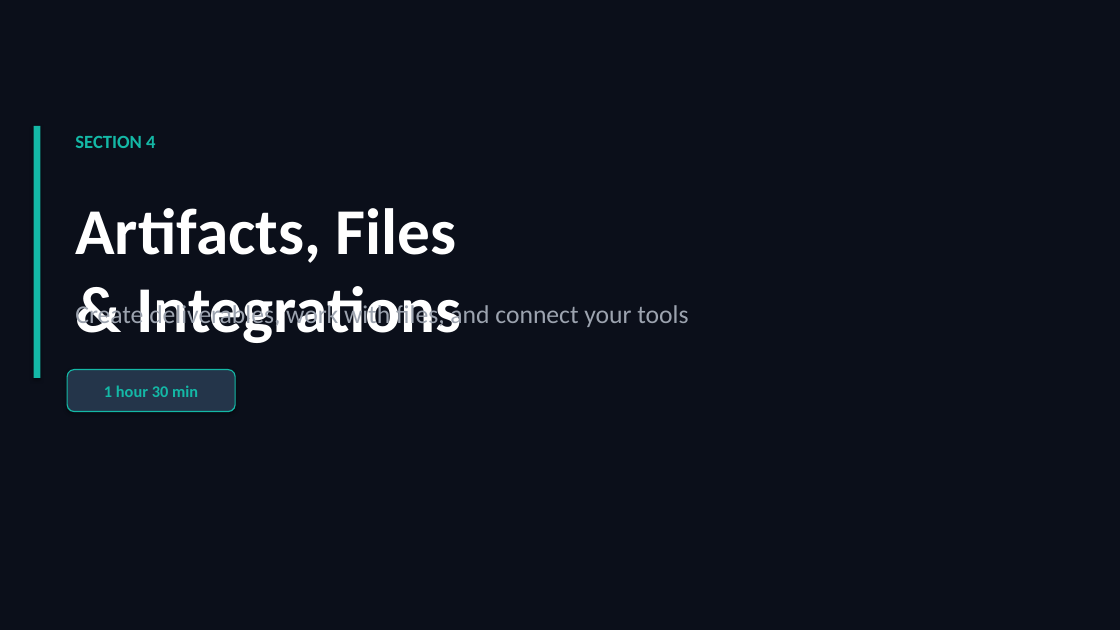
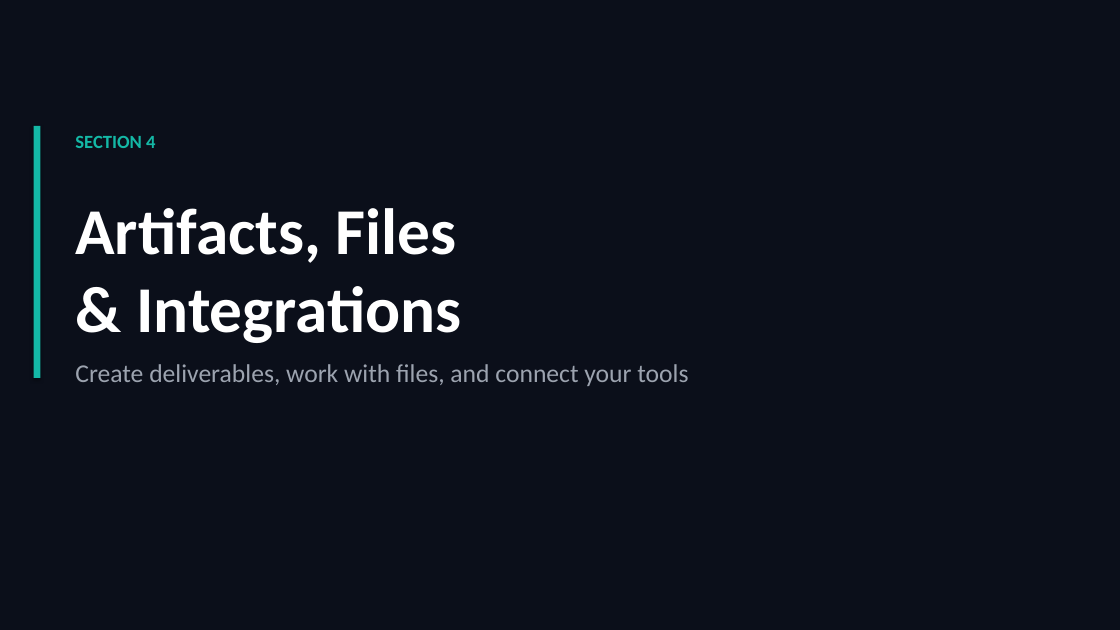
Before and after one commit to scottrhay/AIA-ClaudeCopilot, a slide deck: slide 61 of slides/Day1_Claude_for_Business.pptx. Drawn at 1120x630 pixels with LibreOffice and Linux fonts; fonts in the diff are those of the drawing. Boxes give left, top, right and bottom in pixels: in the first picture for what was removed or moved away, otherwise in the second. Text is boxed around its words. In the diff, an @@ line names an element or a change of style, - is before the commit and + after.

```diff
--- a/slides/Day1_Claude_for_Business.pptx
+++ b/slides/Day1_Claude_for_Business.pptx
@@ text "Create deliverables, work with files, ..." rewrapped from bbox=[75, 302, 688, 329] to bbox=[75, 364, 688, 386] @@
@@ rounded rectangle removed at bbox=[67, 370, 235, 412] @@
-1 hour 30 min
```
Also in this commit, not shown: 3 other slides changed.
